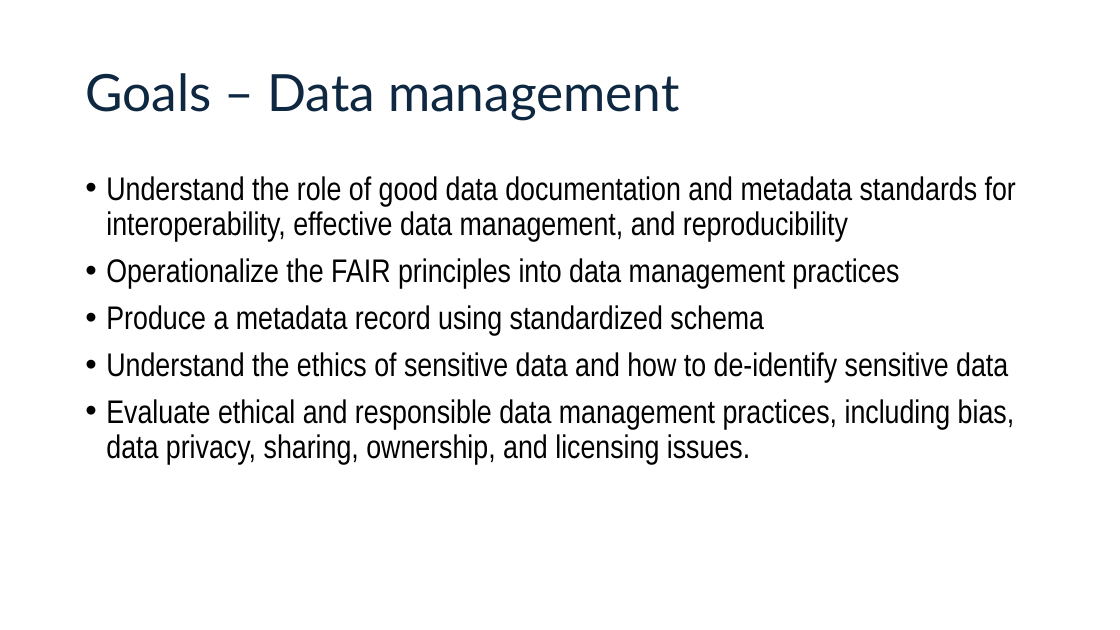
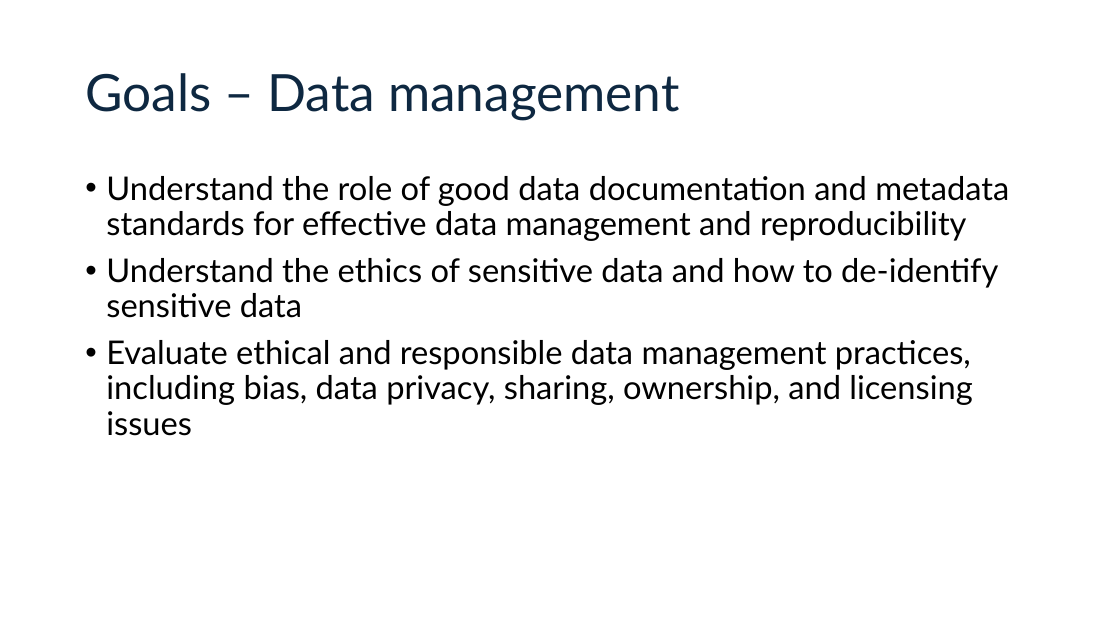
Before and after one commit to UCSB-Library-Research-Data-Services/bren-eds213, a slide deck: slide 6 of modules/week01/eds-213_intro.pptx (slide 5 before the commit). Drawn at 1120x630 pixels with LibreOffice and Linux fonts; fonts in the diff are those of the drawing. Boxes give left, top, right and bottom in pixels: in the first picture for what was removed or moved away, otherwise in the second. Text is boxed around its words. In the diff, an @@ line names an element or a change of style, - is before the commit and + after.

```diff
--- a/modules/week01/eds-213_intro.pptx
+++ b/modules/week01/eds-213_intro.pptx
@@ text at box(106, 176, 1009, 241): text changed; font Arial Narrow to Lato @@
-• Understand the role of good data documentation and metadata standards for interoperability, effective data management, and reproducibility
-• Operationalize the FAIR principles into data management practices
-• Produce a metadata record using standardized schema
+• Understand the role of good data documentation and metadata standards for effective data management and reproducibility
@@ text at box(106, 258, 998, 318): font Arial Narrow to Lato in "Understand the ethics of sensitive data and ..." @@
@@ text at box(106, 340, 972, 436): text changed; font Arial Narrow to Lato @@
-• Evaluate ethical and responsible data management practices, including bias, data privacy, sharing, ownership, and licensing issues.
+• Evaluate ethical and responsible data management practices, including bias, data privacy, sharing, ownership, and licensing issues
```
Also in this commit, not shown: 11 other slides changed, 1 slide added.
